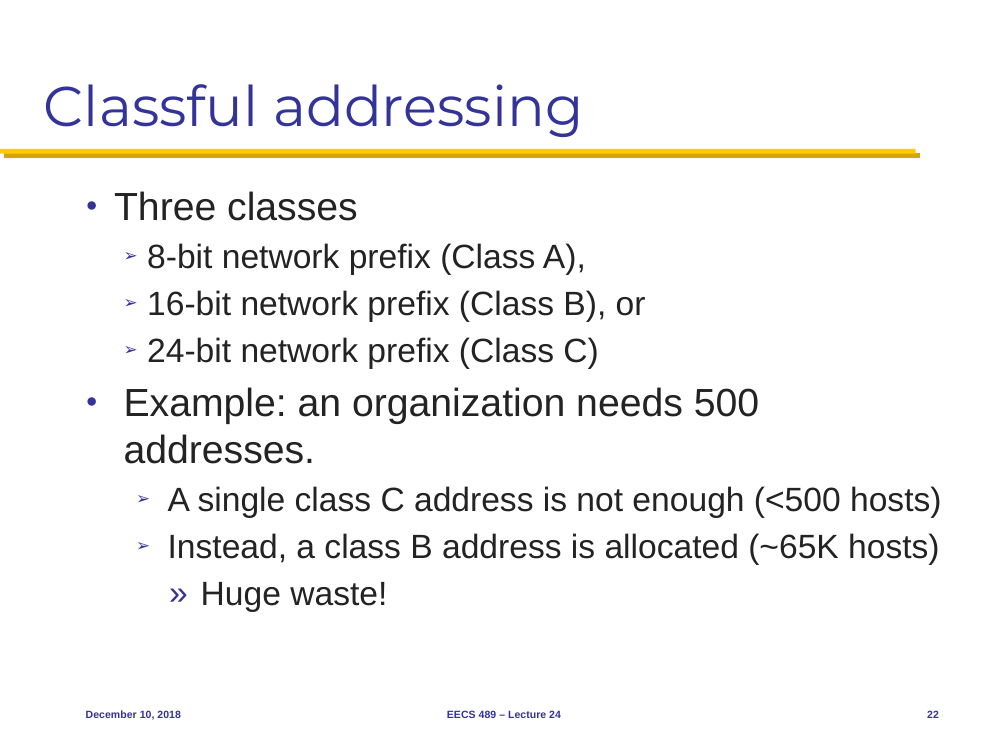
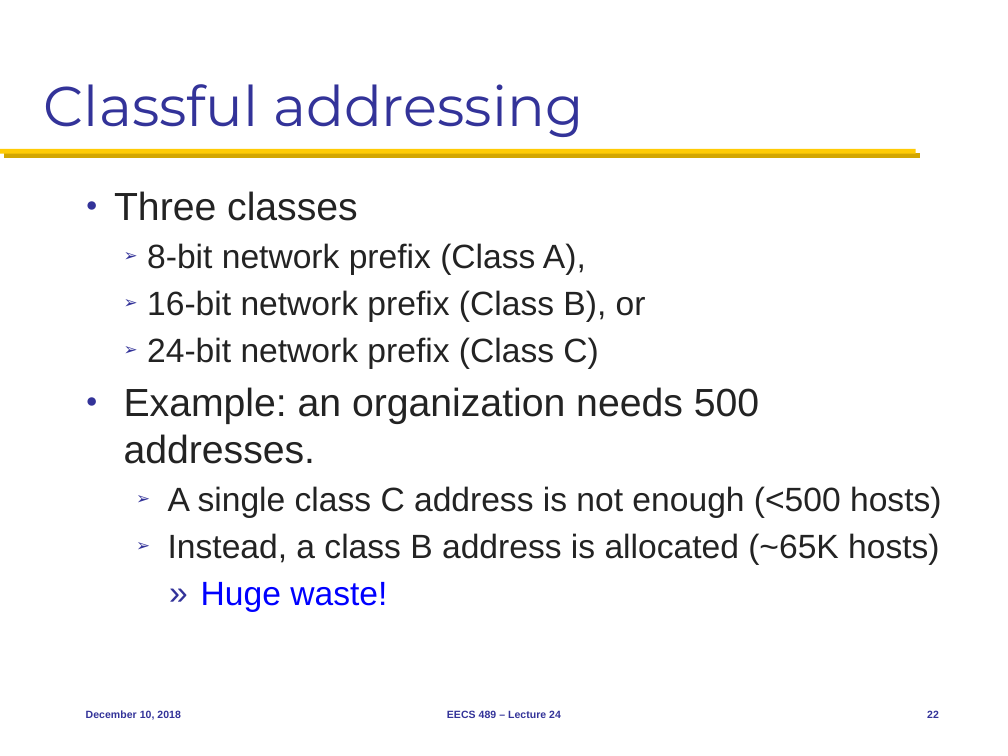
Before and after one commit to mosharaf/eecs489, a slide deck: slide 22 of Slides/121018.pptx. Drawn at 1008x756 pixels with LibreOffice and Linux fonts; fonts in the diff are those of the drawing. Boxes give left, top, right and bottom in pixels: in the first picture for what was removed or moved away, otherwise in the second. Text is boxed around its words. In the diff, an @@ line names an element or a change of style, - is before the commit and + after.

```diff
--- a/Slides/121018.pptx
+++ b/Slides/121018.pptx
@@ text at (201,582,387,612): text colour #232323 to #0000FF in "Huge waste!" @@
```
Also in this commit, not shown: 5 other slides changed, 1 slide added, 1 slide removed.
